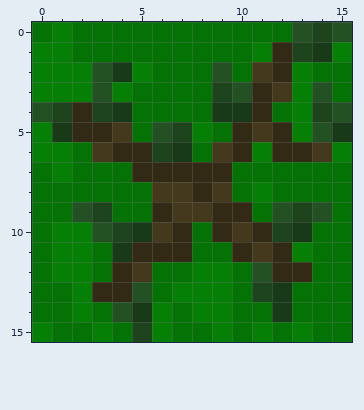
Edited in one commit: pixel-art sprite (res/sapling3.png). Above is the file before it was changed.
The file is 16x16 pixels. Colours within 5 levels of each other are drawn and written as one.
After the commit:
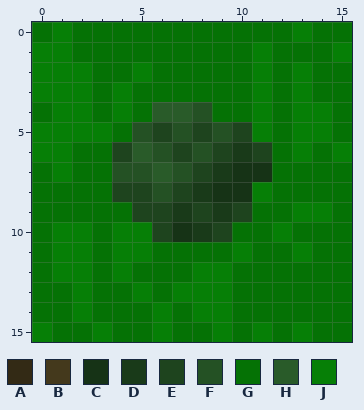
Palette (. is transparent): A #332a15  B #44391c  C #163316  D #193a19  E #1e441e  F #245124  G #057205  H #295b29  J #067f06
Change:
The author changed colour A to colour C in row 10 at x 7.
The author changed colour B to colour C in row 8 at x 9.
The author changed colour G to colour C in row 7 at x 10 to 11; in row 8 at x 10.
The author changed colour A to colour D in row 6 at x 10; in row 7 at x 9; in row 8 at x 8; in row 9 at x 9.
The author changed colour B to colour D in row 9 at x 7.
The author changed colour G to colour D in row 10 at x 8.
The author changed colour A to colour E in row 5 at x 10; in row 6 at x 4; in row 7 at x 8; in row 9 at x 6 and 10; in row 10 at x 9.
The author changed colour B to colour E in row 6 at x 9; in row 8 at x 7; in row 9 at x 8; in row 10 at x 6.
The author changed colour D to colour E in row 6 at x 7.
The author changed colour F to colour E in row 5 at x 6.
The author changed colour G to colour E in row 8 at x 4 to 5; in row 9 at x 5.
The author changed colour J to colour E in row 5 at x 8; in row 6 at x 11.
The author changed colour A to colour F in row 7 at x 5 and 7.
The author changed colour B to colour F in row 8 at x 6.
The author changed colour E to colour F in row 5 at x 7; in row 6 at x 6.
The author changed colour G to colour F in row 4 at x 8; in row 5 at x 5 and 9; in row 6 at x 8; in row 7 at x 4.
The author changed colour A to colour G in rows 1 to 2 at x 12; in rows 5 to 6 at x 12; in row 10 at x 11; in row 11 at x 6 to 7 and 12; in row 12 at x 12 to 13; in row 13 at x 3 to 4.
The author changed colour B to colour G in row 3 at x 12; in row 5 at x 4; in row 6 at x 3 and 14; in row 10 at x 10; in row 11 at x 11; in row 12 at x 5.
The author changed colour D to colour G in row 1 at x 14; in row 2 at x 4; in row 4 at x 9 to 10; in row 5 at x 15; in row 10 at x 13; in row 13 at x 12.
The author changed colour D to colour G in row 14 at x 5 and 12.
The author changed colour E to colour G in row 0 at x 14; in row 1 at x 13; in row 3 at x 9; in row 4 at x 3; in row 9 at x 3; in row 13 at x 11.
The author changed colour E to colour G in row 15 at x 5.
The author changed colour F to colour G in row 0 at x 15; in row 2 at x 3 and 9; in row 3 at x 3, 10 and 14; in row 4 at x 0 and 15; in row 9 at x 2 and 12; in row 10 at x 3.
The author changed colour F to colour G in row 12 at x 11; in row 14 at x 4.
The author changed colour A to colour H in row 6 at x 5; in row 7 at x 6.
The author changed colour G to colour H in row 4 at x 6 to 7.
The author changed colour A to colour J in row 3 at x 11; in row 4 at x 2 and 11; in row 5 at x 2 to 3; in row 6 at x 13; in row 11 at x 5 and 10; in row 12 at x 4.
The author changed colour B to colour J in row 2 at x 11; in row 5 at x 11.
The author changed colour D to colour J in row 4 at x 4; in row 5 at x 1; in row 10 at x 5; in row 11 at x 4.
The author changed colour E to colour J in row 4 at x 1 and 14; in row 9 at x 13; in row 10 at x 4 and 12.
The author changed colour F to colour J in row 0 at x 13; in row 5 at x 14; in row 9 at x 14; in row 13 at x 5.
